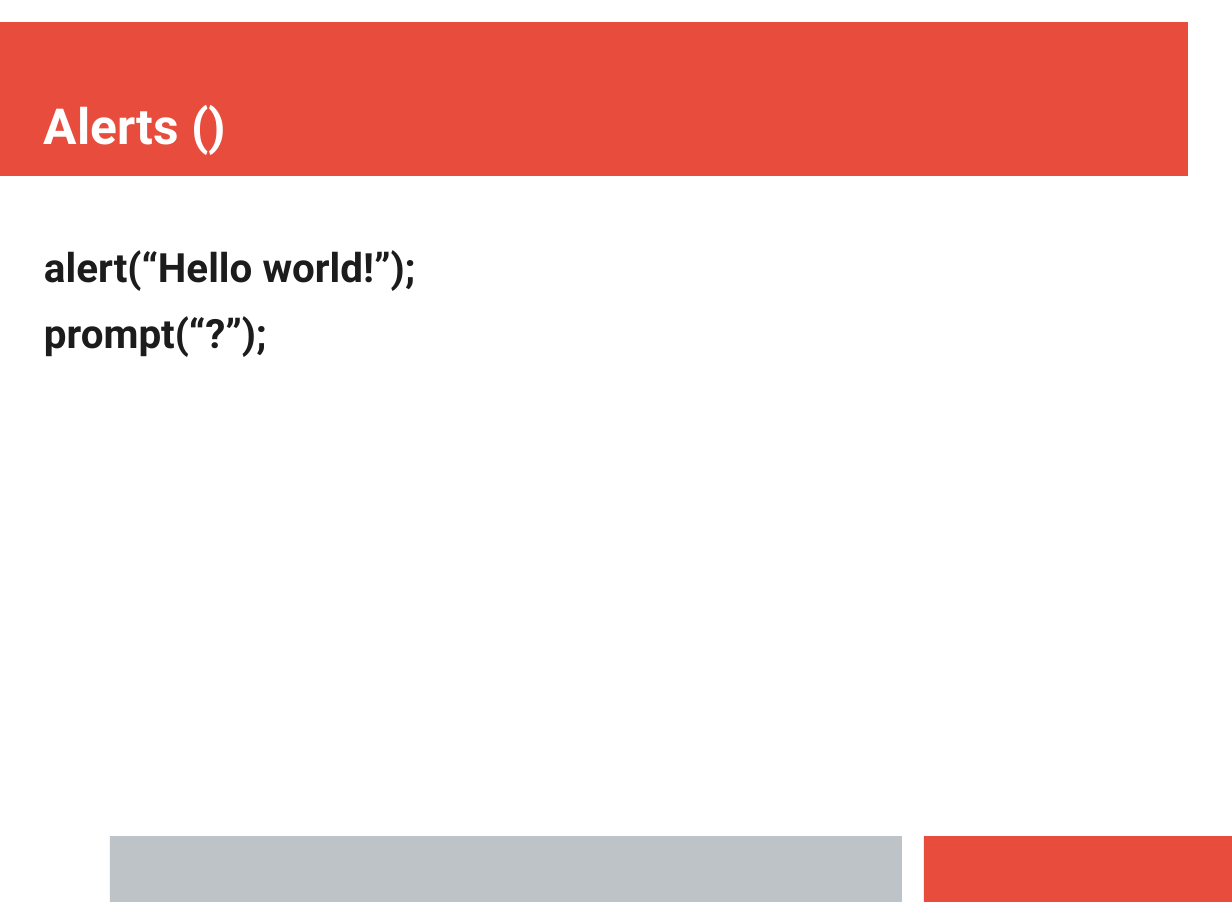
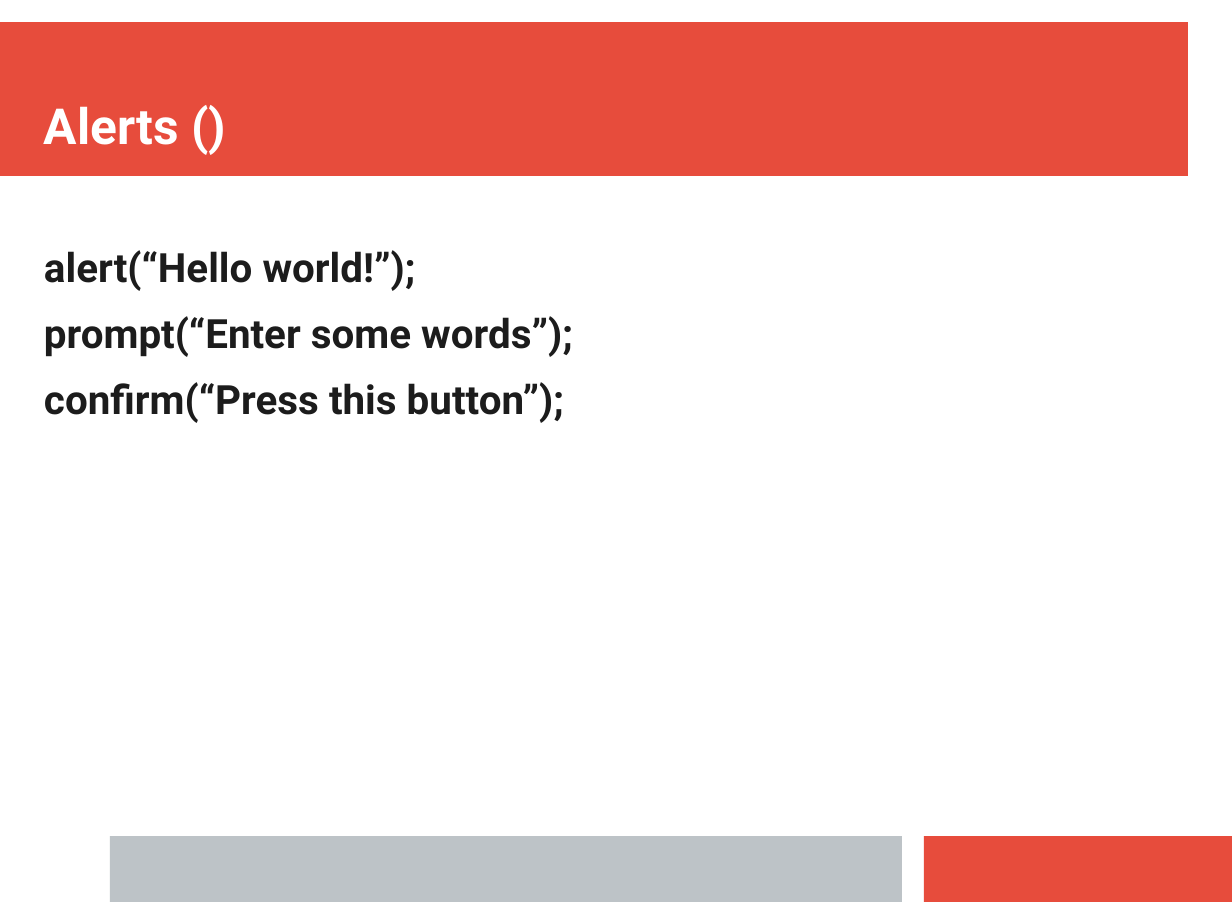
Before and after one commit to thisHermit/dscJavascriptSlides, a slide deck: slide 9 of dscJavascript.pptx. Drawn at 1232x924 pixels with LibreOffice and Linux fonts; fonts in the diff are those of the drawing. Boxes give left, top, right and bottom in pixels: in the first picture for what was removed or moved away, otherwise in the second. Text is boxed around its words. In the diff, an @@ line names an element or a change of style, - is before the commit and + after.

```diff
--- a/dscJavascript.pptx
+++ b/dscJavascript.pptx
@@ text at box(44, 316, 573, 423): text changed @@
-prompt(“?”);
+prompt(“Enter some words”);
+confirm(“Press this button”);
```
Also in this commit, not shown: 2 other slides changed.
